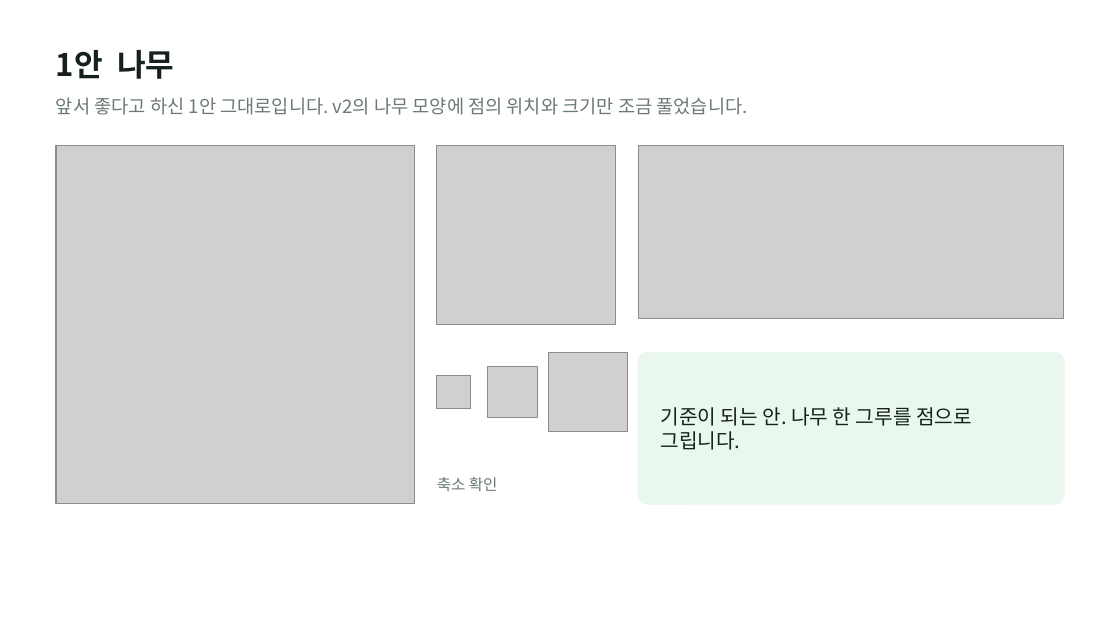
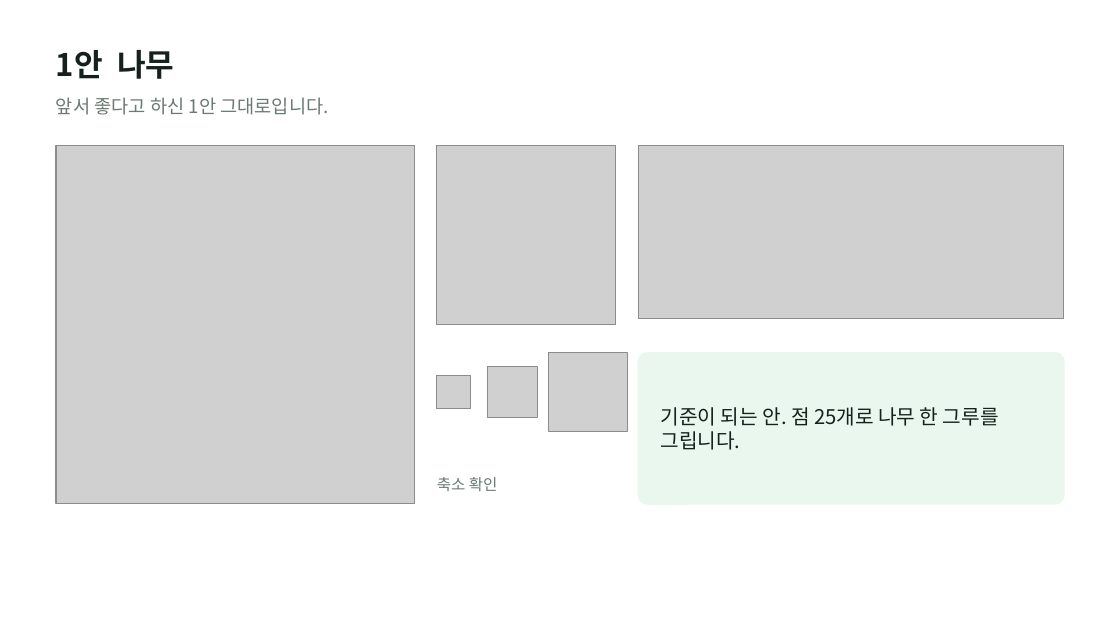
Before and after one commit to otterlee0208/otterlee, a slide deck: slide 4 of bi/zambia-variations-v3/plant-zambia-bi-variations-v3.pptx. Drawn at 1120x630 pixels with LibreOffice and Linux fonts; fonts in the diff are those of the drawing; grey boxes stand for pictures. Boxes give left, top, right and bottom in pixels: in the first picture for what was removed or moved away, otherwise in the second. Text is boxed around its words. In the diff, an @@ line names an element or a change of style, - is before the commit and + after.

```diff
--- a/bi/zambia-variations-v3/plant-zambia-bi-variations-v3.pptx
+++ b/bi/zambia-variations-v3/plant-zambia-bi-variations-v3.pptx
@@ text at (56,97,328,115): text changed @@
-앞서 좋다고 하신 1안 그대로입니다. v2의 나무 모양에 점의 위치와 크기만 조금 풀었습니다.
+앞서 좋다고 하신 1안 그대로입니다.
@@ text at (661,407,999,450): text changed @@
-기준이 되는 안. 나무 한 그루를 점으로 그립니다.
+기준이 되는 안. 점 25개로 나무 한 그루를 그립니다.
```
Also in this commit, not shown: 4 other slides changed, 20 other files.
